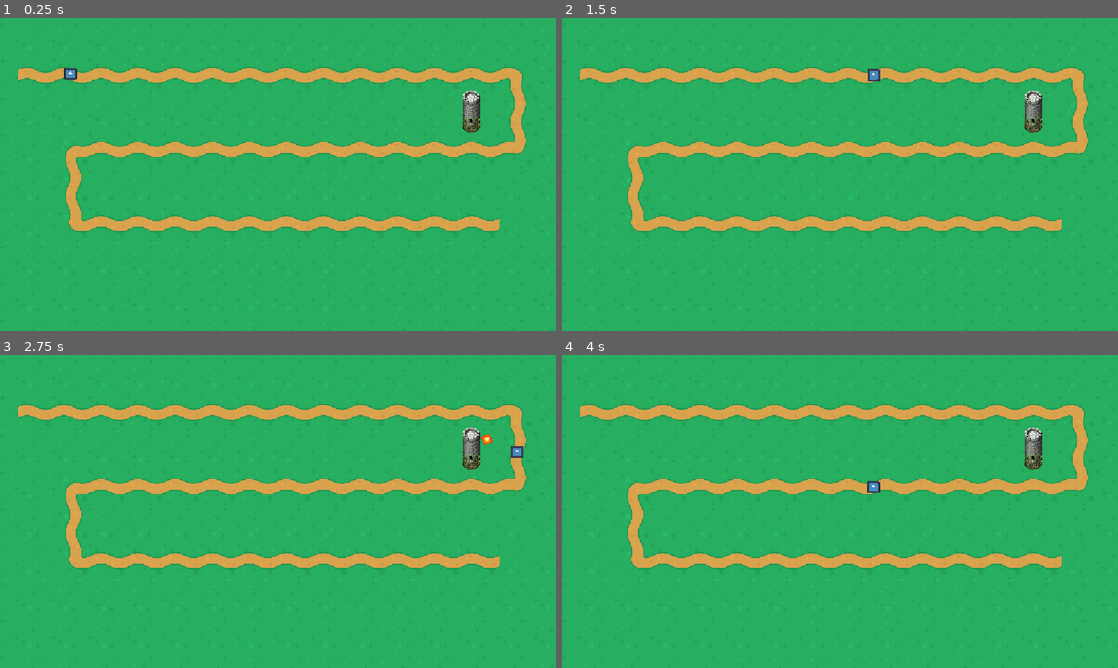
Above: before the commit, frames 1-4 (two rows, left to right).
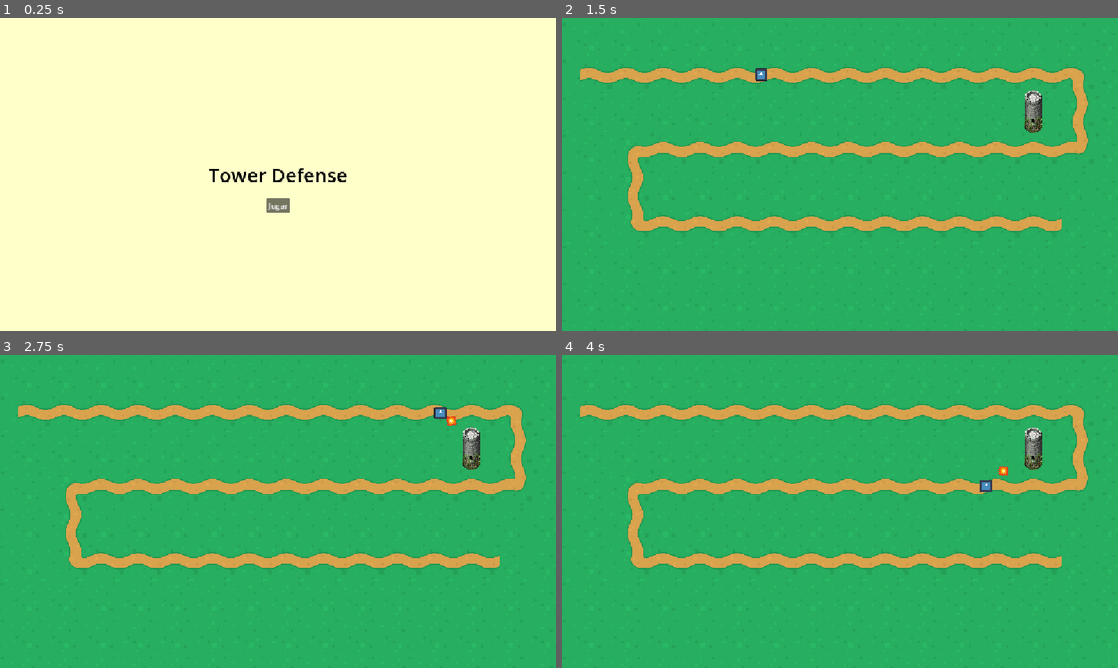
Above: after the commit, the same moments.

Repository: ntGeo/Godot_2
Game: Godot game, scene res://Scenes/menu_inicio.tscn
The game is run twice, just before and just after one commit, with the same random seed, the same clock (stepped at 60 frames per second) and the same inputs. Before the commit the project starts from res://Scenes/mundo.tscn. The engine's default icon, where the game draws it, is replaced by a stand-in: a white triangle on a blue panel in a dark square.
Inputs (mouse positions are in pixels of both pictures, inside the frame that each line leads up to):
- Up to frame 1 (0.25 s): no input
- Up to frame 2 (1.5 s): click (840, 205) at 0.5 s, where only the run after the commit has a clickable "Jugar"
- Up to frame 3 (2.75 s): no input
- Up to frame 4 (4 s): no input

The runs differ from the first frame. In frame 1, 100% of the frame differs, in the area x 0-100%, y 0-100%; in frame 2, 0.2%; in frame 3, 0.3%; in frame 4, 0.2%.

Commit message:
Creación menú inicial

Diff:
--- /dev/null
+++ b/tower-defense/Scenes/menu_inicio.gd
@@ -0,0 +1,8 @@
+extends Control
+
+func _ready():
+	# Conectamos el botón para cargar el mundo
+	$Jugar.pressed.connect(_on_jugar)
+
+func _on_jugar():
+	get_tree().change_scene_to_file("res://Scenes/mundo.tscn")
--- /dev/null
+++ b/tower-defense/Scenes/menu_inicio.tscn
@@ -0,0 +1,53 @@
+[gd_scene format=3 uid="uid://dndb8khlrl1ry"]
+
+[ext_resource type="Script" uid="uid://dukwk54bn7epv" path="res://Scenes/menu_inicio.gd" id="1_ryjsk"]
+
+[node name="Menu_inicio" type="Control" unique_id=1241604412]
+layout_mode = 3
+anchors_preset = 15
+anchor_right = 1.0
+anchor_bottom = 1.0
+grow_horizontal = 2
+grow_vertical = 2
+script = ExtResource("1_ryjsk")
+
+[node name="Fondo" type="ColorRect" parent="." unique_id=595177591]
+layout_mode = 1
+anchors_preset = 15
+anchor_right = 1.0
+anchor_bottom = 1.0
+grow_horizontal = 2
+grow_vertical = 2
+color = Color(1, 1, 0.7921569, 1)
+
+[node name="Titulo" type="Label" parent="." unique_id=1039965578]
+layout_mode = 1
+anchors_preset = 8
+anchor_left = 0.5
+anchor_top = 0.5
+anchor_right = 0.5
+anchor_bottom = 0.5
+offset_left = -58.0
+offset_top = -11.5
+offset_right = 58.0
+offset_bottom = 11.5
+grow_horizontal = 2
+grow_vertical = 2
+theme_override_colors/font_color = Color(0, 0, 0, 1)
+theme_override_font_sizes/font_size = 40
+text = "Tower Defense"
+
+[node name="Jugar" type="Button" parent="." unique_id=773436430]
+layout_mode = 1
+anchors_preset = 8
+anchor_left = 0.5
+anchor_top = 0.5
+anchor_right = 0.5
+anchor_bottom = 0.5
+offset_left = -24.5
+offset_top = 48.5
+offset_right = 24.5
+offset_bottom = 79.5
+grow_horizontal = 2
+grow_vertical = 2
+text = "Jugar"
--- a/tower-defense/project.godot
+++ b/tower-defense/project.godot
@@ -11,7 +11,7 @@
 [application]
 
 config/name="TowerDefense"
-run/main_scene="uid://6epohsoygdh4"
+run/main_scene="uid://dndb8khlrl1ry"
 config/features=PackedStringArray("4.7", "GL Compatibility")
 config/icon="res://icon.svg"
 
Not shown, added: tower-defense/Scenes/menu_inicio.gd.uid
